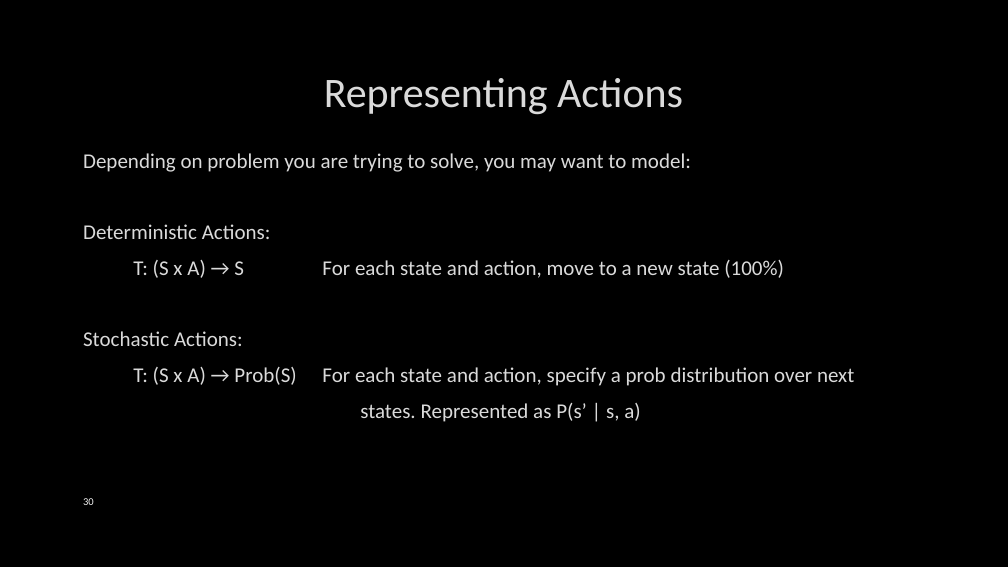
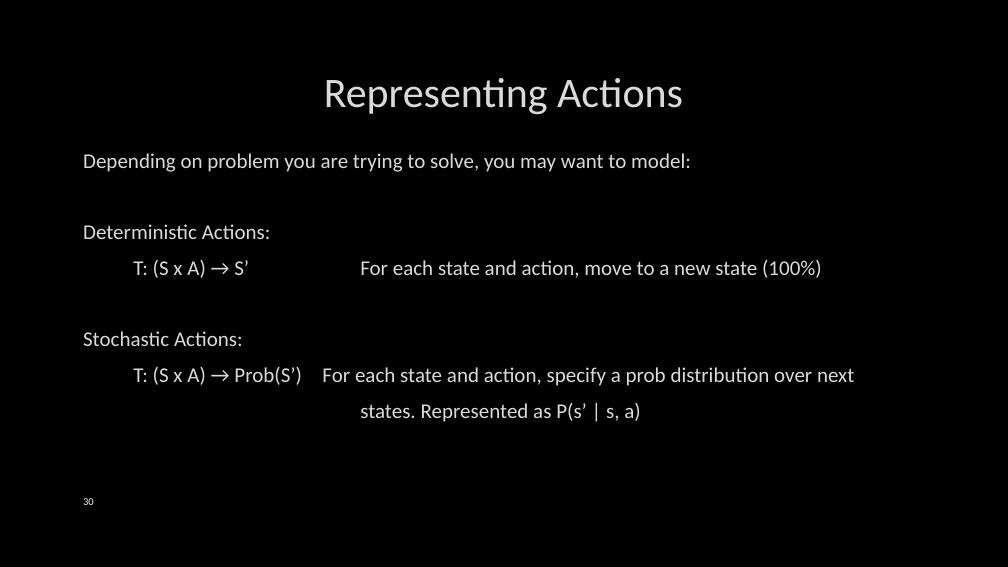
Before and after one commit to markfloryan/AI, a slide deck: slide 30 of slides/09-Uncertainty-MarkovModels.pptx. Drawn at 1008x567 pixels with LibreOffice and Linux fonts; fonts in the diff are those of the drawing; background and template pictures are left out. Boxes give left, top, right and bottom in pixels: in the first picture for what was removed or moved away, otherwise in the second. Text is boxed around its words. In the diff, an @@ line names an element or a change of style, - is before the commit and + after.

```diff
--- a/slides/09-Uncertainty-MarkovModels.pptx
+++ b/slides/09-Uncertainty-MarkovModels.pptx
@@ text at (133, 260, 822, 278): text changed @@
-T: (S x A) → S For each state and action, move to a new state (100%)
+T: (S x A) → S’ For each state and action, move to a new state (100%)
@@ text at (133, 367, 854, 386): text changed @@
-T: (S x A) → Prob(S) For each state and action, specify a prob distribution over next
+T: (S x A) → Prob(S’) For each state and action, specify a prob distribution over next
```
Also in this commit, not shown: 5 other slides changed, 18 other files.
